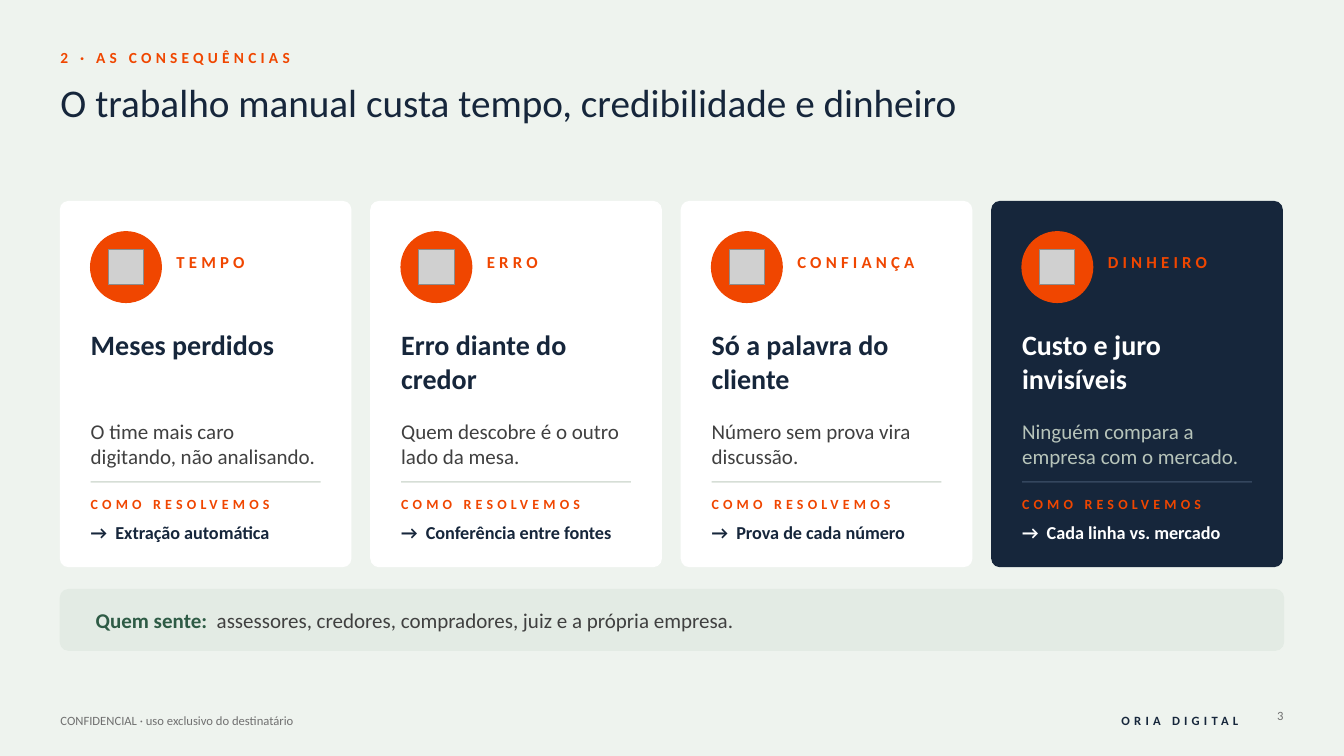
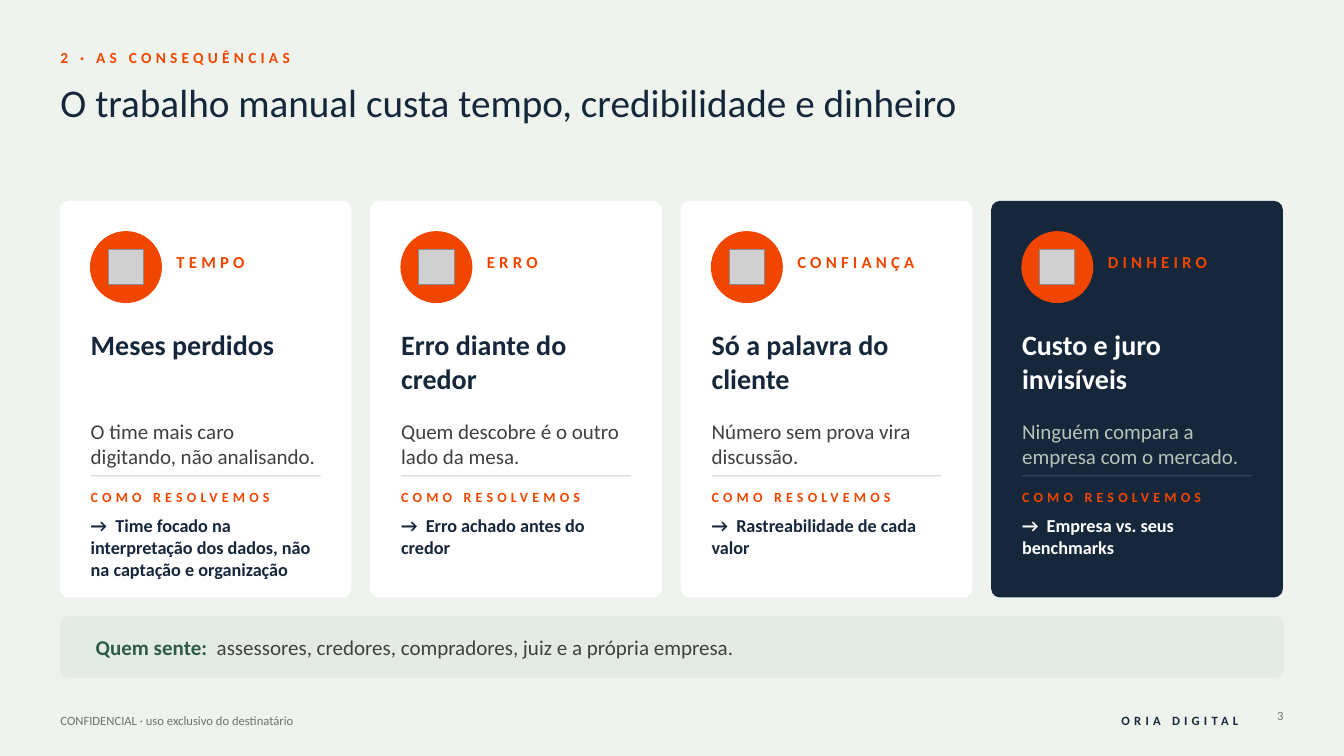
Before and after one commit to rodrigovaroto-wq/Oria-Digital, a slide deck: slide 3 of Apresentações/Business Plan Oria Digital/1_entrega/Business_Plan_Oria_Digital_v3.pptx. Drawn at 1344x756 pixels with LibreOffice and Linux fonts; fonts in the diff are those of the drawing; grey boxes stand for pictures. Boxes give left, top, right and bottom in pixels: in the first picture for what was removed or moved away, otherwise in the second. Text is boxed around its words. In the diff, an @@ line names an element or a change of style, - is before the commit and + after.

```diff
--- a/Apresentações/Business Plan Oria Digital/1_entrega/Business_Plan_Oria_Digital_v3.pptx
+++ b/Apresentações/Business Plan Oria Digital/1_entrega/Business_Plan_Oria_Digital_v3.pptx
@@ rounded rectangle: place and size @@
-rounded rectangle at bbox=[60, 202, 351, 567]
+rounded rectangle at bbox=[60, 202, 351, 597]
@@ rounded rectangle: place and size @@
-rounded rectangle at bbox=[371, 202, 661, 567]
+rounded rectangle at bbox=[371, 202, 661, 597]
@@ rounded rectangle: place and size @@
-rounded rectangle at bbox=[682, 202, 972, 567]
+rounded rectangle at bbox=[682, 202, 972, 597]
@@ rounded rectangle: place and size @@
-rounded rectangle at bbox=[992, 202, 1282, 567]
+rounded rectangle at bbox=[992, 202, 1282, 597]
@@ 4 texts, 4 lines: place and size @@
-4 texts, 4 lines at bbox=[91, 482, 1252, 518]
+4 texts, 4 lines at bbox=[91, 476, 1252, 511]
@@ text at bbox=[91, 519, 310, 579]: text changed @@
-→ Extração automática
+→ Time focado na interpretação dos dados, não na captação e organização
@@ text at bbox=[401, 519, 585, 554]: text changed @@
-→ Conferência entre fontes
+→ Erro achado antes do credor
@@ text at bbox=[712, 519, 916, 554]: text changed @@
-→ Prova de cada número
+→ Rastreabilidade de cada valor
@@ text at bbox=[1022, 520, 1174, 554]: text changed @@
-→ Cada linha vs. mercado
+→ Empresa vs. seus benchmarks
@@ rounded rectangle: place and size @@
-rounded rectangle at bbox=[60, 590, 1284, 650]
+rounded rectangle at bbox=[60, 617, 1284, 678]
@@ text "Quem sente: assessores, credores, compradores, ...": place and size @@
-text "Quem sente: assessores, credores, compradores, ..." at bbox=[96, 613, 733, 632]
+text "Quem sente: assessores, credores, compradores, ..." at bbox=[96, 640, 733, 659]
```
Also in this commit, not shown: 9 other slides changed, 19 other files.
